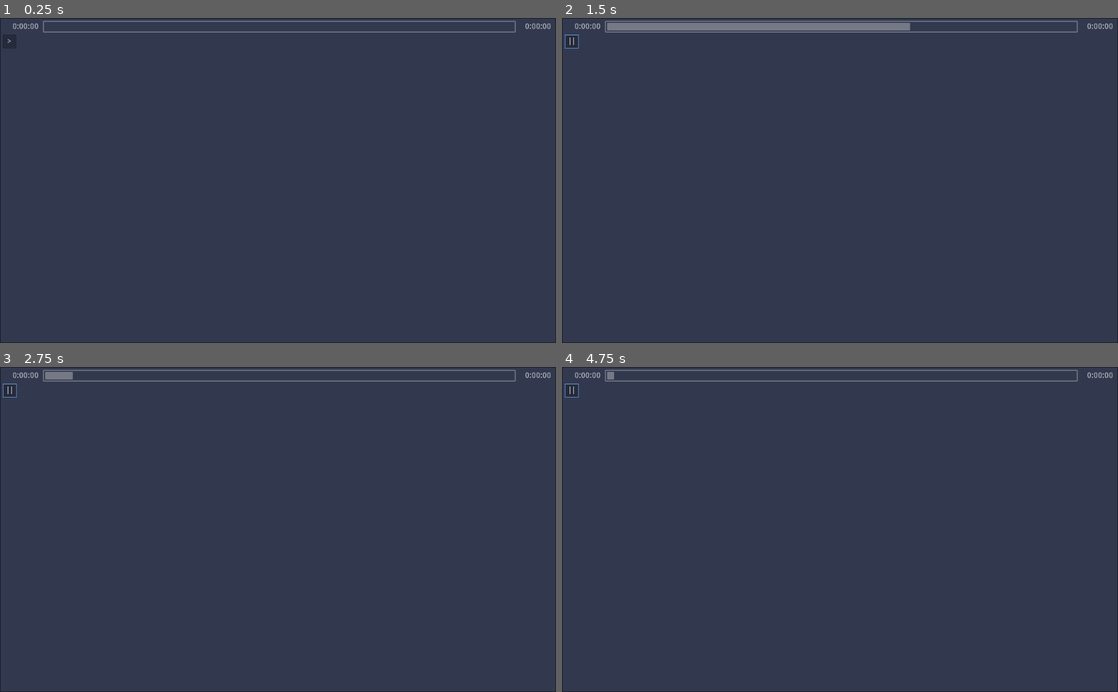
Above: before the commit, frames 1-4 (two rows, left to right).
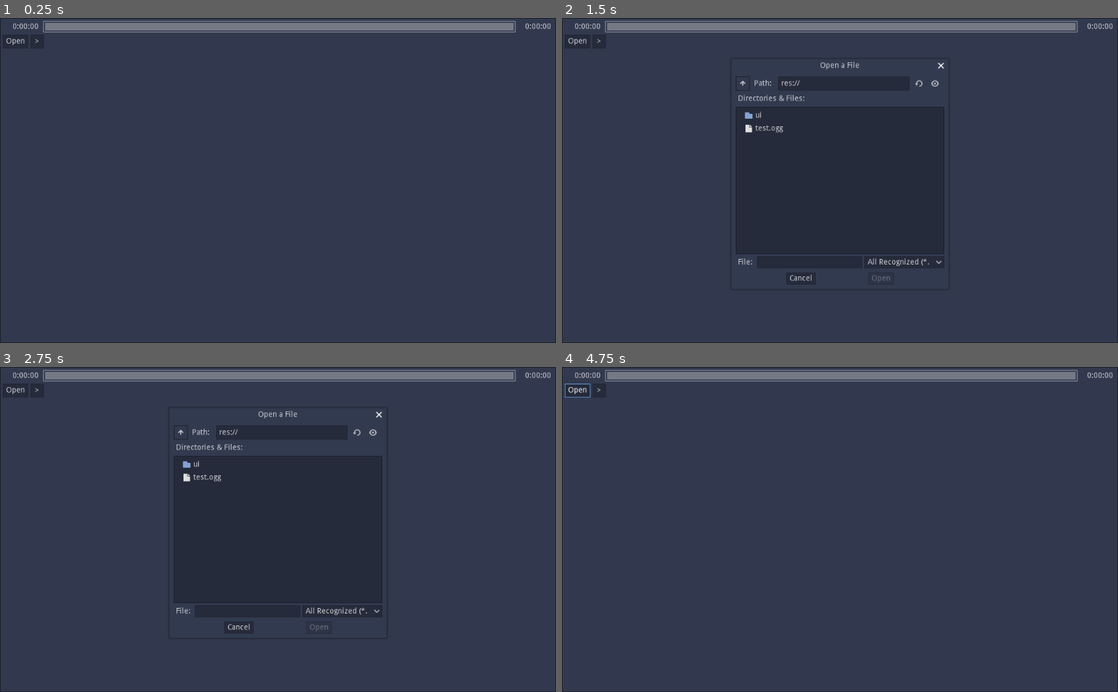
Above: after the commit, the same moments.

Repository: Wcubed/simple_music_player
Game: Godot game, scene res://ui/main.tscn
The game is run twice, just before and just after one commit, with the same random seed, the same clock (stepped at 60 frames per second) and the same inputs. Sound files missing from this copy of the repository are replaced by a short silence.
Inputs (mouse positions are in pixels of both pictures, inside the frame that each line leads up to):
- Up to frame 1 (0.25 s): no input
- Up to frame 2 (1.5 s): click (578, 40) at 0.5 s, where only the run after the commit has a clickable "Open"; click (745, 83) at 1.27 s
- Up to frame 3 (2.75 s): click (183, 432) at 2.02 s
- Up to frame 4 (4.75 s): tap Enter at 2.75 s; move the mouse to (962, 513) at 2.77 s; hold Right (ui_right) 2.78-3.5 s; click (962, 513) at 2.92 s; click ">" at 3.5 s; move the mouse to (728, 545) at 4.27 s; hold Left (ui_left) from 4.28 s (still down)

The runs differ from the first frame. In frame 1, 2.0% of the frame differs, in the area x 1-93%, y 1-10%; in frame 2, 1.7%; in frame 3, 2.9%, in the area x 0-93%, y 1-83%; in frame 4, 2.0%.

Commit message:
+ Added file dialog for opening music.

Diff:
--- a/ui/main.gd
+++ b/ui/main.gd
@@ -1,5 +1,7 @@
 extends PanelContainer
 
+
+const FILE_FILTERS := ["*.mp3", "*.wav", "*.ogg"]
 
 var _play_progress := 0.0
 
@@ -9,16 +11,33 @@
 
 onready var _playback_controls := $PlaybackControls
 
+onready var _file_dialog := $FileDialog
+
 
 # Called when the node enters the scene tree for the first time.
 func _ready():
-	var audio_stream: AudioStream = load("res://test.ogg")
+	_file_dialog.filters = FILE_FILTERS
+
+
+func _show_file_popup():
+	_file_dialog.popup_centered(Vector2(400, 400))
+
+
+func _play_audio_file(path: String):
+	var audio_stream: AudioStream = load(path)
+	_stream_player.stream = audio_stream
+
+	_playback_controls.update_song_title(path)
 	_playback_controls.update_total_time(audio_stream.get_length())
+	_playback_controls.update_time_playing(0)
 
-	_stream_player.stream = audio_stream
+	_play_audio()
 
 
 func _play_audio():
+	if _stream_player.stream == null:
+		return
+
 	_update_timer.start()
 	_stream_player.play(_play_progress)
 
@@ -26,6 +45,9 @@
 
 
 func _pause_audio():
+	if _stream_player.stream == null:
+		return
+
 	_update_timer.stop()
 	_stream_player.stop()
 
@@ -33,6 +55,9 @@
 
 
 func _seek_timecode(seconds: float):
+	if _stream_player.stream == null:
+		return
+
 	_play_progress = seconds
 	_stream_player.seek(_play_progress)
 	_playback_controls.update_time_playing(_play_progress)
@@ -63,3 +88,11 @@
 
 func _on_PlaybackControls_seek_requested(seconds: float):
 	_seek_timecode(seconds)
+
+
+func _on_FileDialog_file_selected(path: String):
+	_play_audio_file(path)
+
+
+func _on_PlaybackControls_open_file_requested():
+	_show_file_popup()
--- a/ui/main.tscn
+++ b/ui/main.tscn
@@ -1,7 +1,8 @@
-[gd_scene load_steps=3 format=2]
+[gd_scene load_steps=4 format=2]
 
 [ext_resource path="res://ui/main.gd" type="Script" id=1]
 [ext_resource path="res://ui/playback_controls.tscn" type="PackedScene" id=2]
+[ext_resource path="res://ui/resources/main_theme.theme" type="Theme" id=3]
 
 [node name="Main" type="PanelContainer"]
 anchor_right = 1.0
@@ -23,7 +24,19 @@
 margin_top = 5.0
 margin_right = 1019.0
 margin_bottom = 595.0
+
+[node name="FileDialog" type="FileDialog" parent="."]
+margin_left = 5.0
+margin_top = 5.0
+margin_right = 1019.0
+margin_bottom = 595.0
+theme = ExtResource( 3 )
+window_title = "Open a File"
+resizable = true
+mode = 0
 [connection signal="timeout" from="UpdateTimer" to="." method="_on_UpdateTimer_timeout"]
+[connection signal="open_file_requested" from="PlaybackControls" to="." method="_on_PlaybackControls_open_file_requested"]
 [connection signal="pause_requested" from="PlaybackControls" to="." method="_on_PlaybackControls_pause_requested"]
 [connection signal="play_requested" from="PlaybackControls" to="." method="_on_PlaybackControls_play_requested"]
 [connection signal="seek_requested" from="PlaybackControls" to="." method="_on_PlaybackControls_seek_requested"]
+[connection signal="file_selected" from="FileDialog" to="." method="_on_FileDialog_file_selected"]
--- a/ui/playback_controls.gd
+++ b/ui/playback_controls.gd
@@ -3,6 +3,7 @@
 signal play_requested()
 signal pause_requested()
 signal seek_requested(seconds)
+signal open_file_requested()
 
 var _paused := true
 
@@ -17,6 +18,7 @@
 # Called when the node enters the scene tree for the first time.
 func _ready():
 	update_time_playing(0)
+	update_total_time(0)
 	update_paused(true)
 
 
@@ -38,6 +40,10 @@
 		_play_pause_button.text = ">"
 	else:
 		_play_pause_button.text = "||"
+
+
+func update_song_title(title: String):
+	_song_title.text = title
 
 
 func _seconds_to_time_string(seconds: float) -> String:
@@ -71,3 +77,7 @@
 		_seek_to_current_mouse_position()
 	elif event is InputEventMouseMotion and Input.is_action_pressed("ui_seek_to_time"):
 		_seek_to_current_mouse_position()
+
+
+func _on_OpenButton_pressed():
+	emit_signal("open_file_requested")
--- a/ui/playback_controls.tscn
+++ b/ui/playback_controls.tscn
@@ -43,15 +43,22 @@
 margin_right = 1024.0
 margin_bottom = 51.0
 
+[node name="OpenButton" type="Button" parent="BottomContainer"]
+margin_right = 47.0
+margin_bottom = 25.0
+text = "Open"
+
 [node name="PlayPauseButton" type="Button" parent="BottomContainer"]
-margin_right = 25.0
+margin_left = 51.0
+margin_right = 76.0
 margin_bottom = 25.0
 rect_min_size = Vector2( 25, 25 )
 
 [node name="SongTitleLabel" type="Label" parent="BottomContainer"]
-margin_left = 29.0
+margin_left = 80.0
 margin_top = 1.0
-margin_right = 37.0
+margin_right = 88.0
 margin_bottom = 23.0
 [connection signal="gui_input" from="TopContainer/SongProgress" to="." method="_on_SongProgress_gui_input"]
+[connection signal="pressed" from="BottomContainer/OpenButton" to="." method="_on_OpenButton_pressed"]
 [connection signal="pressed" from="BottomContainer/PlayPauseButton" to="." method="_on_PlayPauseButton_pressed"]
Binary file changed: ui/resources/main_theme.theme
